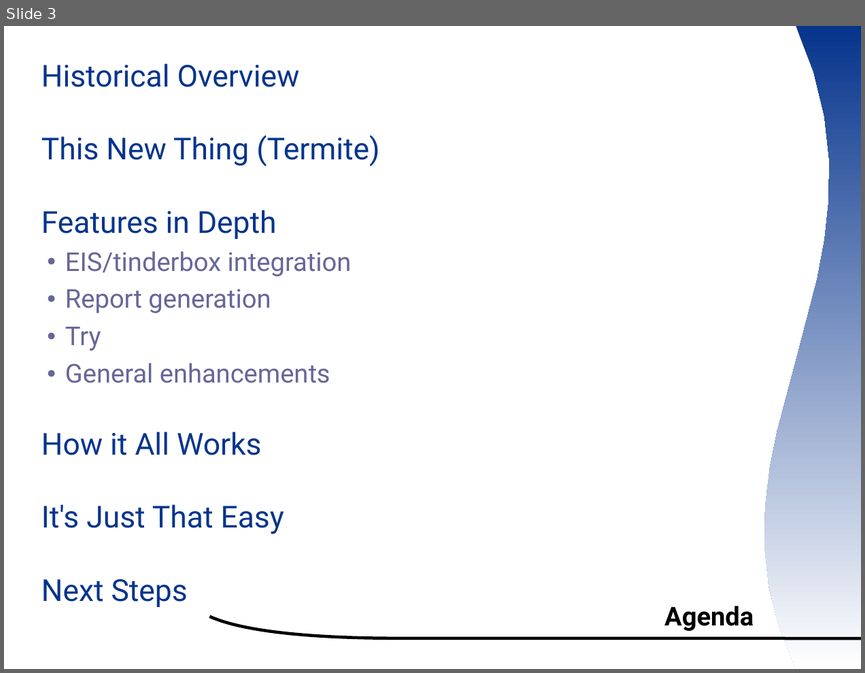
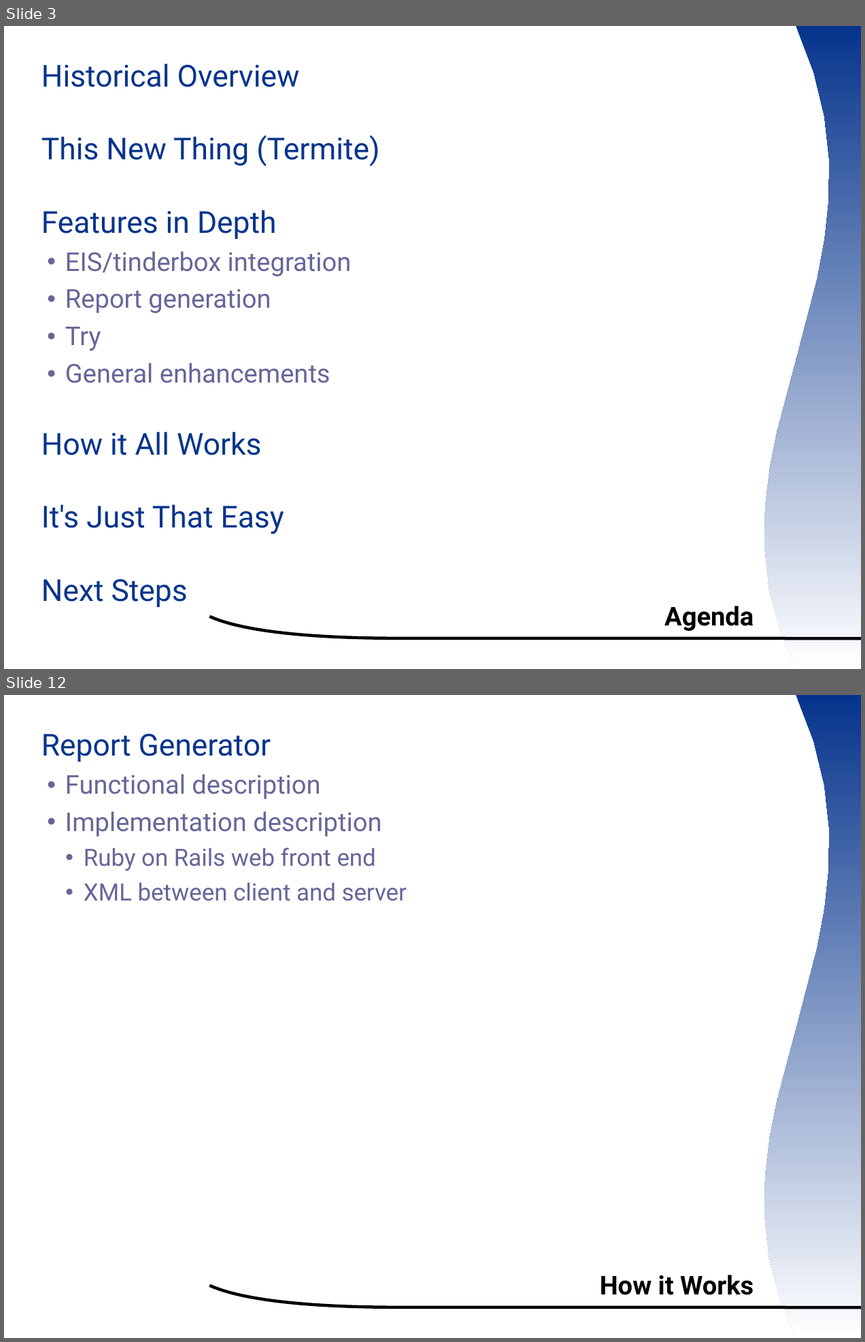
Before and after one commit to smsm1/ootermite, a slide deck: wiki/ooocon2007presentation.odp. Shown one above the other, each under a label of ours: slide 3 before the commit, slides 3 and 12 after it; the slides between them are not shown. The pictures are 865x673 and 865x1342 pixels, drawn with LibreOffice and Linux fonts; fonts in the diff are those of the drawing; background and template pictures are left out. Boxes give left, top, right and bottom in pixels: in the first picture for what was removed or moved away, otherwise in the second. Text is boxed around its words. In the diff, an @@ line names an element or a change of style, - is before the commit and + after.

```diff
--- a/wiki/ooocon2007presentation.odp
+++ b/wiki/ooocon2007presentation.odp
@@ slide 12 added at box(4, 695, 861, 1338), background #FFFFFF; not listed: 2 template elements that a slide beside it also shows @@
@@ text added at box(41, 734, 407, 901), 22 pt, text #666699 @@
+  Report Generator
+  ● Functional description
+  ● Implementation description
+    ● Ruby on Rails web front end
+    ● XML between client and server
@@ title added at box(600, 1274, 753, 1295), 24 pt, text #000000, bold @@
+How it Works
```
Also in this commit, not shown: 2 slides changed, 9 other slides added.
